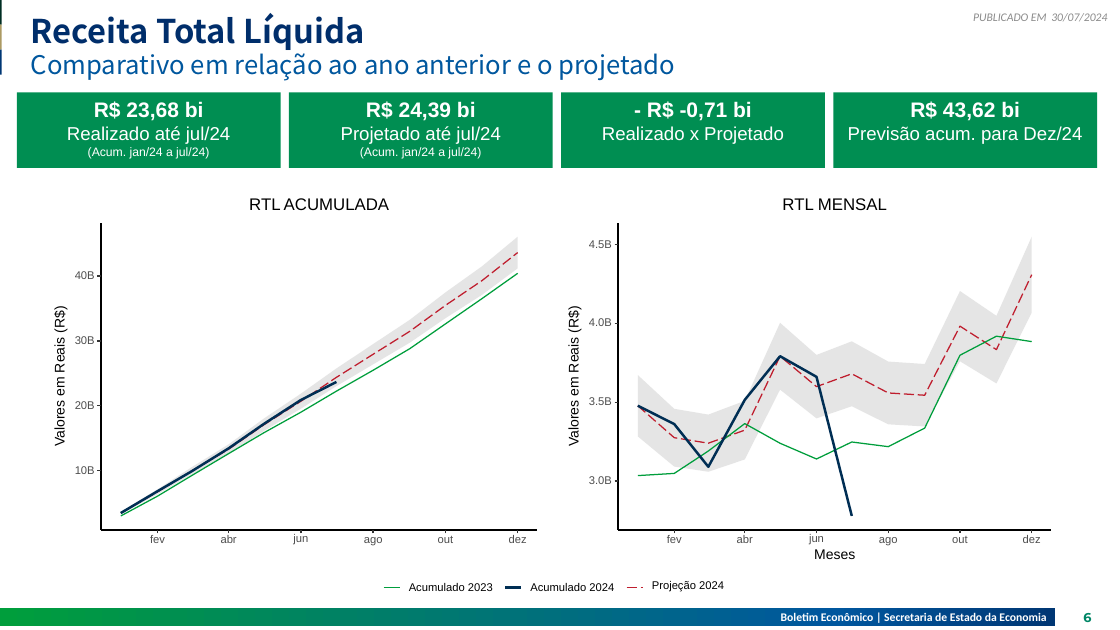
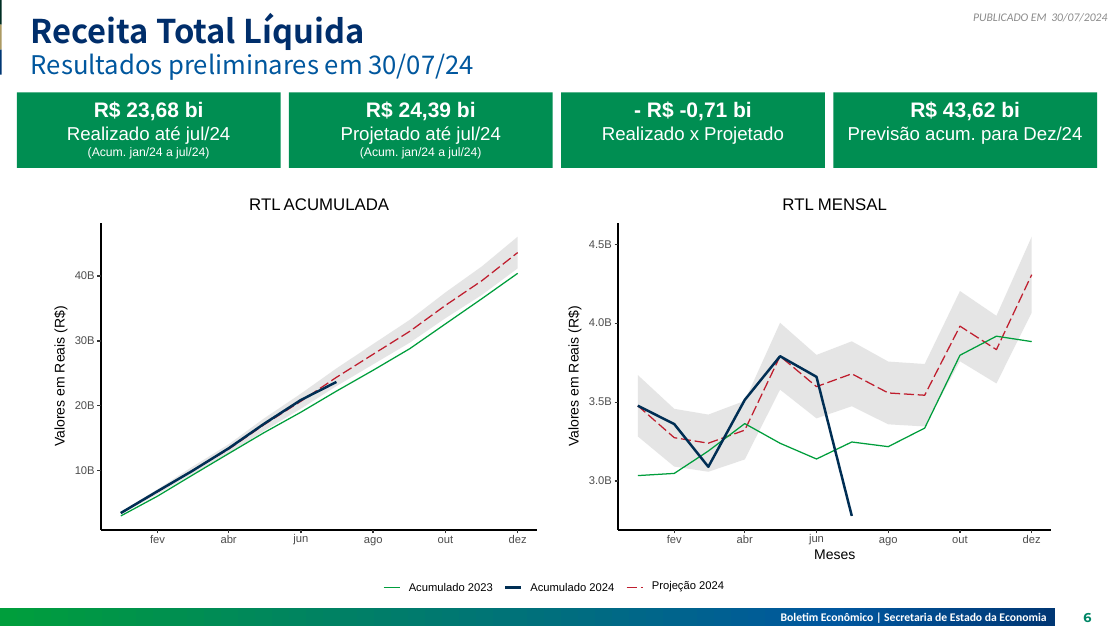
Before and after one commit to raphaellima1/Relatorio_receita, a slide deck: slide 6 of 2024-07-30V2.pptx. Drawn at 1120x630 pixels with LibreOffice and Linux fonts; fonts in the diff are those of the drawing. Boxes give left, top, right and bottom in pixels: in the first picture for what was removed or moved away, otherwise in the second. Text is boxed around its words. In the diff, an @@ line names an element or a change of style, - is before the commit and + after.

```diff
--- a/2024-07-30V2.pptx
+++ b/2024-07-30V2.pptx
@@ subtitle at <box>31,48,474,80</box>: text changed @@
-Comparativo em relação ao ano anterior e o projetado
+Resultados preliminares em 30/07/24
```
Also in this commit, not shown: 7 other slides changed, 1 slide added, 26 other files.
